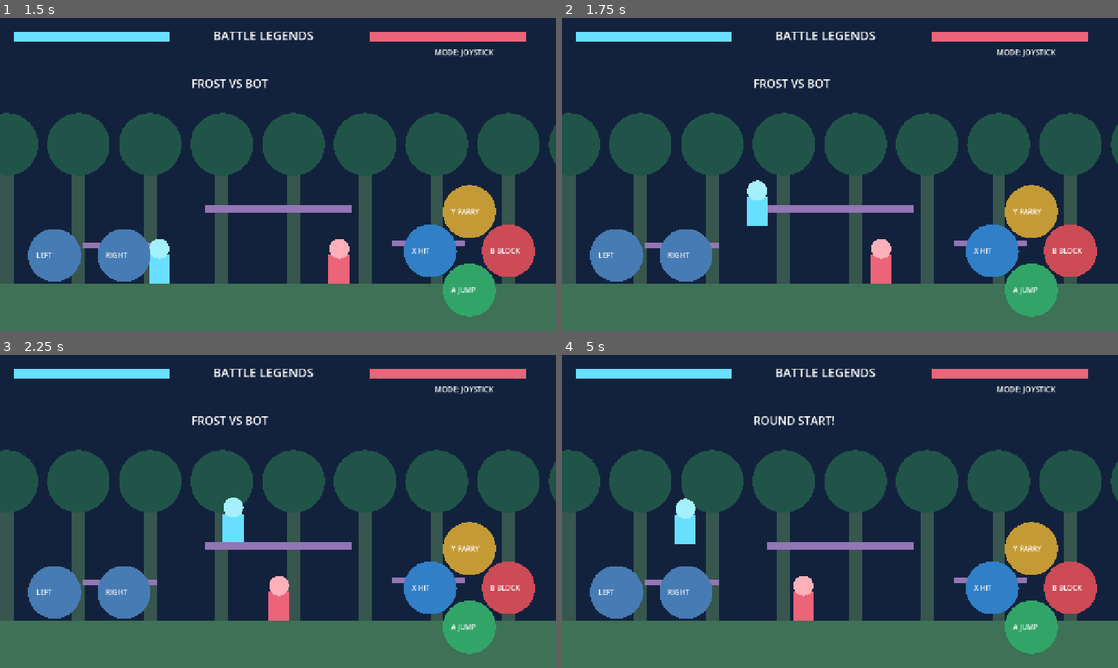
Above: before the commit, frames 1-4 (two rows, left to right).
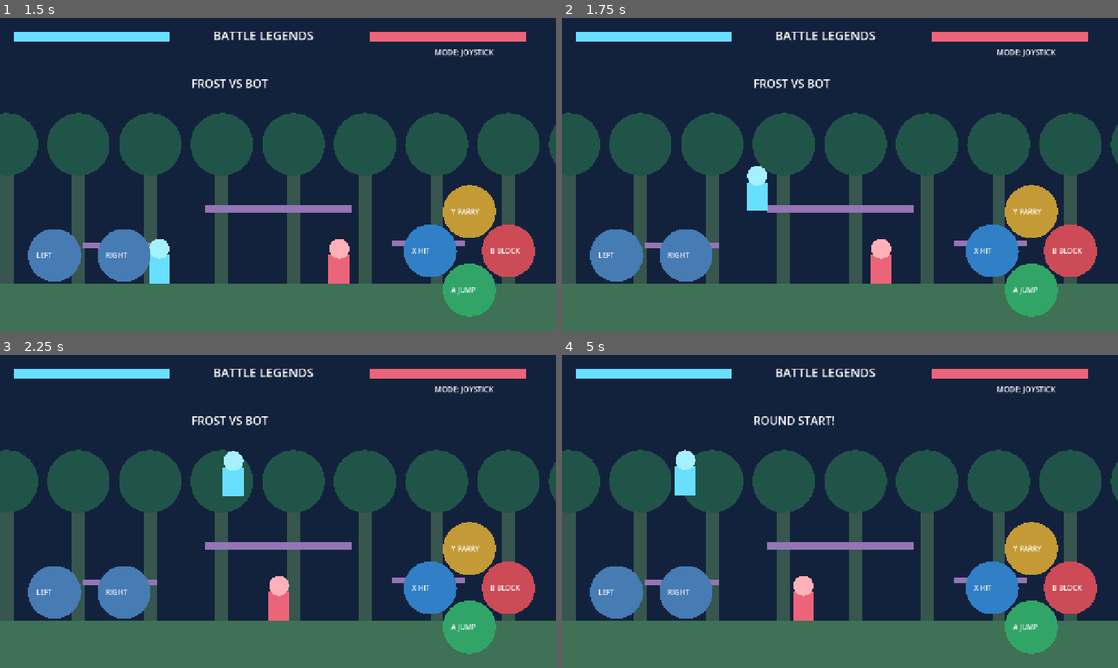
Above: after the commit, the same moments.

Repository: Mustaphaf15/BattleLegends
Game: Godot game, scene res://scenes/arena_3d.tscn
Same seed, same stepped clock (60 frames per second), same inputs: the game is played once before the commit and once after it.
Inputs (mouse positions are in pixels of both pictures, inside the frame that each line leads up to):
- Up to frame 1 (1.5 s): click "RÉFÉRENCE 2D" at 0.5 s; tap Enter at 1.25 s; move the mouse to (400, 158) at 1.27 s; hold Right from 1.28 s (still down); tap X at 1.35 s; click (400, 158) at 1.42 s
- Up to frame 2 (1.75 s): keep holding Right; tap Space at 1.52 s
- Up to frame 3 (2.25 s): release Right at 2 s; drag from (166, 527) to (250, 574) at 2.02 s
- Up to frame 4 (5 s): move the mouse to (895, 442) at 2.77 s; hold Right 2.78-3.5 s; tap R at 2.85 s; drag from (812, 574) to (673, 464) at 3.52 s; move the mouse to (1006, 558) at 4.27 s; hold A from 4.28 s (still down); hold Q from 4.28 s (still down); tap Space at 4.52 s

Frame 1 is identical in both runs. In frame 2, 0.5% of the frame differs, in the area x 33-37%, y 47-67%; in frame 3, 1.0%, in the area x 40-44%, y 30-60%; in frame 4, 1.0%.

Commit message:
Improve platform jumps: increase jump height and make landing detection tolerant

Diff:
--- a/scripts/arena.gd
+++ b/scripts/arena.gd
@@ -2,7 +2,8 @@
 
 const FLOOR := 610.0
 const PLATFORMS := [Rect2(470, 430, 340, 16), Rect2(190, 515, 170, 14), Rect2(900, 510, 170, 14)]
-const JUMP_SPEED := -790.0
+const JUMP_SPEED := -950.0
+const PLATFORM_TOLERANCE := 5.0
 const BUTTON_A := Vector2(1080, 625)
 const BUTTON_B := Vector2(1170, 535)
 const BUTTON_Y := Vector2(1080, 445)
@@ -62,10 +63,10 @@
         vy = JUMP_SPEED
 
 func _on_surface() -> bool:
-    if absf(p.y - FLOOR) < 1.0:
+    if absf(p.y - FLOOR) <= PLATFORM_TOLERANCE:
         return true
     for platform in PLATFORMS:
-        if absf(p.y - platform.position.y) < 1.0 and p.x + 24.0 > platform.position.x and p.x - 24.0 < platform.end.x:
+        if absf(p.y - platform.position.y) <= PLATFORM_TOLERANCE and p.x + 24.0 > platform.position.x and p.x - 24.0 < platform.end.x:
             return true
     return false
 
@@ -73,7 +74,7 @@
     if vy < 0.0:
         return next_y
     for platform in PLATFORMS:
-        if previous_y <= platform.position.y and next_y >= platform.position.y and p.x + 24.0 > platform.position.x and p.x - 24.0 < platform.end.x:
+        if previous_y <= platform.position.y + PLATFORM_TOLERANCE and next_y >= platform.position.y and p.x + 24.0 > platform.position.x and p.x - 24.0 < platform.end.x:
             vy = 0.0
             return platform.position.y
     return next_y
